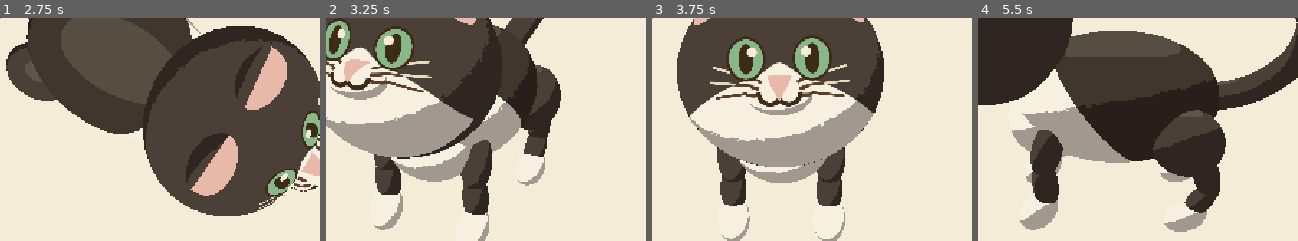
Above: before the commit, frames 1-4 (left to right).
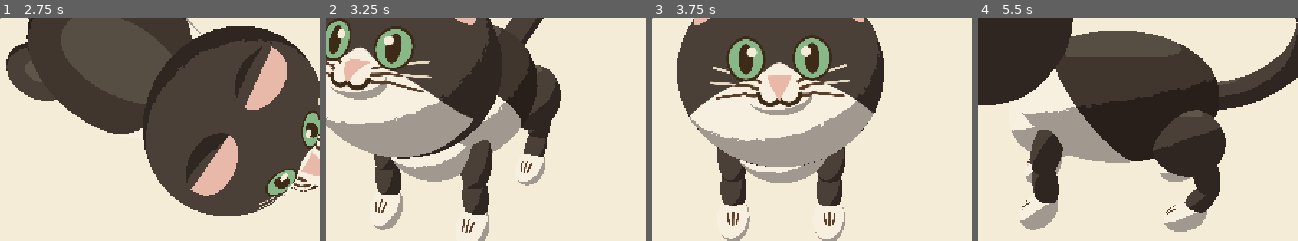
Above: after the commit, the same moments.

Repository: piiieeere/zeucozy
Game: Godot game, scene res://scenes/tests/cel_test.tscn
Same seed, same stepped clock (60 frames per second), same inputs: the game is played once before the commit and once after it. This scene is started directly instead of the project's main scene.
Inputs (mouse positions are % of the whole screen's width and height, from its top left):
- Up to frame 1 (2.75 s): tap Enter at 0.5 s; move the mouse to (89, 45) at 0.52 s; hold Right (ui_right) 0.53-1.25 s; tap P at 0.6, 2.3 s; click (89, 45) at 0.67 s; drag from (37, 55) to (56, 71) at 1.27 s; move the mouse to (74, 28) at 2.02 s; hold Right (ui_right) from 2.03 s (still down); tap O at 2.1 s
- Up to frame 2 (3.25 s): release Right (ui_right) at 2.75 s; drag from (56, 71) to (24, 35) at 2.77 s
- Up to frame 3 (3.75 s): move the mouse to (99, 66) at 3.52 s; hold Left (ui_left) from 3.53 s (still down); tap 1 at 3.6 s
- Up to frame 4 (5.5 s): tap P at 3.8, 5.3 s; release Left (ui_left) at 4.25 s; drag from (24, 35) to (43, 25) at 4.27 s; move the mouse to (68, 50) at 5.02 s; hold Down (ui_down) from 5.03 s (still down); tap 3 at 5.1 s; click (68, 50) at 5.17 s
The pictures show only the part of the screen within x 41-91%, y 40-90%; the shares and areas given below are measured in that part.

Frame 1 is identical in both runs. In frame 2, 0.3% of the frame differs, in the area x 15-65%, y 64-97%; in frame 3, 0.3%; in frame 4, less than 0.1%.

Commit message:
feat: implement claw painting mechanics with dedicated shader and update related scripts

Diff:
--- a/scripts/systems/cel_model.gd
+++ b/scripts/systems/cel_model.gd
@@ -15,6 +15,7 @@
 ##   - rest_undo, qui empeche les masques de glisser des qu'un os bouge.
 
 const FACE_SHADER := preload("res://shaders/cel_face.gdshader")
+const PAWS_SHADER := preload("res://shaders/cel_paws.gdshader")
 const CelStyle := preload("res://scripts/systems/cel_style.gd")
 
 # Le visage porte un shader dedie : yeux, nez, bouche et moustaches y sont
@@ -34,6 +35,62 @@
 	Vector4(0.16, -0.08, 0.60, 0.06),
 	Vector4(0.17, -0.13, 0.63, -0.09),
 	Vector4(0.16, -0.18, 0.58, -0.24),
+]
+
+# LES GRIFFES (2026-08-16) — trois traits par patte, DESSINES.
+#
+# Meme methode que les moustaches : des segments SDF dans un espace local
+# projete, rien de modelise (§2bis). Ce qui change, c'est l'ancrage.
+#
+# Le visage tient sur UN os (`tete`), les oreilles sur deux que le signe de x
+# separe. Les extremites creme en portent CINQ, et c'est ce qui avait fait
+# renoncer a les peindre en shader (voir tools/paint_tuxedo.py). La sortie :
+# `BONE_INDICES` est lisible dans le vertex shader de Godot 4 — verifie sur
+# 4.7.1 — donc on choisit la matrice PAR SOMMET d'apres son os porteur, au lieu
+# de la deviner d'apres un signe de coordonnee.
+#
+# Boites de repos relevees sur le .glb par tools/dump_paws.gd, jamais estimees.
+# Le bout de queue (`queue_3`) partage le materiau mais n'est pas dans la liste :
+# il n'a pas de griffes, et il sort du shader sans en recevoir.
+const PAW_MATERIAL := "fourrure_blanche"
+const PAWS := [
+	{
+		"bone": "pattavant_L",
+		"center": Vector3(-0.255, 0.075, 0.373),
+		"radius": Vector3(0.087, 0.109, 0.106),
+	},
+	{
+		"bone": "pattavant_R",
+		"center": Vector3(0.255, 0.075, 0.373),
+		"radius": Vector3(0.087, 0.109, 0.106),
+	},
+	{
+		"bone": "piedar_L",
+		"center": Vector3(-0.285, 0.060, -0.415),
+		"radius": Vector3(0.081, 0.088, 0.117),
+	},
+	{
+		"bone": "piedar_R",
+		"center": Vector3(0.285, 0.060, -0.415),
+		"radius": Vector3(0.081, 0.088, 0.117),
+	},
+]
+
+# Trois griffes par patte : (depart.xy, arrivee.xy) en espace patte, comme
+# WHISKERS l'est en espace facial. Le repere est deja normalise par les
+# demi-axes de la patte, donc ces valeurs sont des fractions de patte.
+#
+# Elles s'evasent vers le bas et celle du MILIEU porte le plus loin — trois
+# traits egaux et paralleles se liraient comme une fourchette, exactement le
+# defaut evite sur la griffure de l'attaque (`claw_slash.gdshader`).
+#
+# Portee volontairement bornee a ~0,55 du centre : au-dela le trait atteint le
+# bord du cone avant (`claw_front_min`) et se ferait trancher net en plein
+# milieu, comme les moustaches trop longues sur le visage.
+const CLAWS := [
+	Vector4(-0.40, 0.22, -0.27, -0.36),
+	Vector4(0.00, 0.30, 0.00, -0.44),
+	Vector4(0.40, 0.22, 0.27, -0.36),
 ]
 
 # La bavette blanche du chat tuxedo — le bas du visage, museau compris.
@@ -234,6 +291,10 @@
 var face_materials: Array[ShaderMaterial] = []
 var paint_counts: Array[int] = []
 
+# Le materiau des extremites creme, celui qui porte les griffes. Une seule
+# surface le porte — d'ou un champ et non un tableau.
+var paw_material: ShaderMaterial
+
 # ShaderMaterial -> [nom d'os gauche/unique, nom d'os droit ou ""]
 var _skinned_paint := {}
 
@@ -255,6 +316,7 @@
 
 	skeleton = mesh_instance.get_parent() as Skeleton3D
 	_apply_cel_materials()
+	_setup_claws()
 	_setup_animations()
 
 	# rest_undo doit se calculer sur la pose de la frame COURANTE, donc APRES
@@ -267,7 +329,7 @@
 
 	# Sans surface peinte ni squelette, rest_undo reste l'identite pour
 	# toujours : inutile de le recalculer a chaque frame.
-	set_process(skeleton != null and not _skinned_paint.is_empty())
+	set_process(skeleton != null and (not _skinned_paint.is_empty() or paw_material != null))
 
 
 ## Recalcule, pour chaque surface peinte, la transformation qui ramene un
@@ -321,6 +383,14 @@
 			OUTLINE_TINT_CLAIR if mat_name in MATERIAUX_BLANCS else OUTLINE_TINT,
 		)
 		var caps := 0
+
+		if mat_name == PAW_MATERIAL:
+			# Meme base cel, plus les griffes. Le shader dedie existe pour une
+			# raison de skinning, pas de style : voir son en-tete.
+			toon_mat.shader = PAWS_SHADER
+			toon_mat.set_shader_parameter("base_color", color)
+			toon_mat.set_shader_parameter("claws", PackedVector4Array(CLAWS))
+			paw_material = toon_mat
 
 		if is_face:
 			toon_mat.shader = FACE_SHADER
@@ -426,6 +496,32 @@
 	return count
 
 
+## Apparie chaque patte a son os. Fait UNE fois : les identifiants d'os ne
+## bougent pas, seules leurs matrices changent d'une frame a l'autre.
+##
+## Si un os manque a l'appel, on n'en dessine aucun plutot que quelques-uns :
+## trois griffes sur deux pattes se liraient comme un bug d'affichage, pas
+## comme un choix.
+func _setup_claws() -> void:
+	if paw_material == null or skeleton == null:
+		return
+
+	var ids := PackedInt32Array()
+
+	for paw in PAWS:
+		var id := skeleton.find_bone(paw["bone"])
+
+		if id == -1:
+			push_warning("cel_model : os de patte introuvable (%s) — griffes desactivees"
+					% paw["bone"])
+			return
+
+		ids.append(id)
+
+	paw_material.set_shader_parameter("claw_bone", ids)
+	paw_material.set_shader_parameter("claw_paws", ids.size())
+
+
 # ----------------------------------------------------------------------- reglages
 
 func update_rest_undo() -> void:
@@ -438,6 +534,31 @@
 
 		if bones[1] != "":
 			mat.set_shader_parameter("rest_undo_right", _bone_undo(bones[1]))
+
+	_update_paws()
+
+
+## Une matrice par patte, refaite a chaque frame comme rest_undo — et pour la
+## meme raison : sans elle les griffes glisseraient sur le chausson des que la
+## patte bouge.
+##
+## Elle fait tout le trajet d'un coup : defaire l'os, recentrer sur la patte,
+## diviser par ses demi-axes. Le shader recoit donc une position deja normalisee
+## et n'a plus qu'a la projeter — les mesures restent ici, en un seul endroit.
+func _update_paws() -> void:
+	if paw_material == null:
+		return
+
+	var matrices := []
+
+	for paw in PAWS:
+		var r: Vector3 = paw["radius"]
+		var into_paw := Transform3D(
+			Basis.from_scale(Vector3(1.0 / r.x, 1.0 / r.y, 1.0 / r.z)), Vector3.ZERO
+		) * Transform3D(Basis.IDENTITY, -paw["center"])
+		matrices.append(into_paw * _bone_undo(paw["bone"]))
+
+	paw_material.set_shader_parameter("paw_undo", matrices)
 
 
 ## Inverse du delta repos -> pose de l'os. Identite quand l'os est au repos.
@@ -592,3 +713,9 @@
 	# Le visage se coupe autrement : un seuil d'orientation inatteignable.
 	for mat in face_materials:
 		mat.set_shader_parameter("face_front_min", 0.12 if enabled else 2.0)
+
+	# Les griffes sont un detail peint comme les autres : la bascule du banc
+	# doit les emporter, sinon on croit comparer une silhouette nue alors qu'il
+	# reste du dessin dessus.
+	if paw_material != null:
+		paw_material.set_shader_parameter("claw_paws", PAWS.size() if enabled else 0)
--- a/scripts/tests/cel_test.gd
+++ b/scripts/tests/cel_test.gd
@@ -359,6 +359,38 @@
 	get_viewport().get_texture().get_image().save_png(ear_path)
 	_log("sonde calotte (os 'oreille_L' a 70°, oreille_R temoin) -> %s" % ear_path)
 
+	# Troisieme sonde, pour les GRIFFES. Meme dispositif que l'oreille — une
+	# patte tordue, l'autre temoin — et meme raison d'exister : un masque qui
+	# glisse ne casse rien et ne previent pas, il derape simplement pendant
+	# l'animation. C'est le piege n°4 de "Pipeline 3D".
+	#
+	# Les griffes le meritent plus que tout le reste : elles sont les premieres
+	# a etre ancrees PAR OS PORTEUR (BONE_INDICES) et non par signe de
+	# coordonnee. Une erreur d'appariement mettrait les griffes d'une patte sur
+	# une autre, ce qui reste plausible a l'oeil.
+	#
+	# La plongee de jeu cache les pattes derriere le corps : on descend la
+	# camera pour cette sonde seulement, puis on la remet.
+	_pose_bone("oreille_L", Vector3.RIGHT, 0.0)
+	_pose_bone("pattavant_L", Vector3.RIGHT, 45.0)
+	_model.update_rest_undo()
+
+	var kept_pitch := _pitch
+	_pitch = 8.0
+	_update_camera()
+
+	await RenderingServer.frame_post_draw
+	await RenderingServer.frame_post_draw
+
+	var paw_path := "%s/cel_paw_probe.png" % _capture_dir
+	get_viewport().get_texture().get_image().save_png(paw_path)
+	_log("sonde griffes (os 'pattavant_L' a 45°, pattavant_R temoin) -> %s" % paw_path)
+
+	_pose_bone("pattavant_L", Vector3.RIGHT, 0.0)
+	_model.update_rest_undo()
+	_pitch = kept_pitch
+	_update_camera()
+
 
 ## Mesure la cadence en pas la ou elle se decide vraiment : sur la POSE
 ## appliquee a l'os, frame par frame.
--- /dev/null
+++ b/shaders/cel_paws.gdshader
@@ -0,0 +1,175 @@
+// Bouts de pattes — les GRIFFES peintes
+//
+// Meme base cel que cel_toon.gdshader, plus trois traits de griffe dessines sur
+// chaque patte. Rien n'est modelise, exactement comme le visage : c'est la regle
+// de "Visual Art Direction" §2bis, et c'est la meme methode que les moustaches
+// (espace local projete + SDF de segments).
+//
+// Ce shader porte la surface `fourrure_blanche` — les quatre bouts de patte ET
+// le bout de queue, qui partagent un materiau.
+//
+// --- POURQUOI CE SHADER EXISTE SEPAREMENT ---------------------------------
+//
+// "Pipeline 3D" piege n°4 : Godot applique le skinning AVANT vertex(), donc
+// tout masque calcule sur VERTEX glisse des qu'un os bouge. La parade habituelle
+// est `rest_undo`, l'inverse du delta repos->pose de l'os porteur. Mais elle ne
+// connait que DEUX os par surface (le cas des oreilles, separees par le signe
+// de x), et cette surface-ci en porte CINQ :
+//
+//   pattavant_L  pattavant_R  piedar_L  piedar_R  queue_3
+//
+// C'est ce qui avait fait renoncer a peindre le blanc des extremites en shader
+// (voir tools/paint_tuxedo.py). La sortie est ailleurs : `BONE_INDICES` et
+// `BONE_WEIGHTS` sont lisibles dans le vertex shader de Godot 4 — verifie sur
+// 4.7.1, ils compilent et tournent. On choisit donc la matrice PAR SOMMET,
+// d'apres son os porteur, au lieu de la deviner d'apres un signe de coordonnee.
+//
+// Chaque matrice fait tout le trajet d'un coup : elle defait l'os, recentre sur
+// la patte et divise par ses demi-axes. `v_paw_pos` en sort deja normalise, il
+// n'y a plus qu'a le projeter. Les centres et rayons vivent dans cel_model.gd,
+// pas ici — deux tables de mesures qui divergent est exactement ce que le chat
+// a deja paye cher.
+//
+// Le bout de queue ne recoit AUCUN os de la liste : il sort avec v_paw = -1 et
+// ne porte pas de griffes. C'est voulu, pas un oubli.
+
+shader_type spatial;
+render_mode unshaded, cull_back, shadows_disabled, specular_disabled;
+
+group_uniforms couleur;
+uniform vec4 base_color : source_color = vec4(0.969, 0.937, 0.878, 1.0);
+uniform float shadow_hue_shift : hint_range(-0.2, 0.2) = -0.02;
+uniform float shadow_saturation : hint_range(0.5, 2.0) = 1.15;
+uniform float shadow_value : hint_range(0.1, 1.0) = 0.65;
+
+group_uniforms lumiere;
+uniform vec3 light_dir = vec3(-0.35, 0.85, 0.4);
+uniform float threshold : hint_range(-1.0, 1.0) = 0.05;
+
+group_uniforms attr_style;
+uniform bool use_vertex_style = false;
+uniform float shadow_bias_strength : hint_range(0.0, 2.0) = 1.0;
+uniform float edge_noise : hint_range(0.0, 0.3) = 0.0;
+uniform float edge_noise_scale : hint_range(1.0, 200.0) = 35.0;
+
+group_uniforms accent;
+uniform vec4 accent_color : source_color = vec4(0.961, 0.925, 0.847, 1.0);
+uniform float accent_threshold : hint_range(0.0, 1.0) = 0.55;
+uniform float accent_strength : hint_range(0.0, 1.0) = 0.0;
+
+group_uniforms griffes;
+// Trait secondaire brun moyen (§4) — le meme registre que les moustaches : plus
+// fin que le contour principal, et jamais un noir pur. Il est pose sur le creme
+// des extremites, ou il a tout le contraste qu'il lui faut.
+uniform vec4 claw_color : source_color = vec4(0.353, 0.243, 0.157, 1.0);
+// 0,055 et non le double, compare en image : a 0,105 les trois traits se
+// lisent comme trois grosses barres et perdent le registre du trait secondaire
+// (§5.4, plus fin que le contour). Et ca ne rachetait rien — a taille de jeu on
+// passe de 5 a 9 pixels, tous les deux invisibles (voir la Todo).
+uniform float claw_weight : hint_range(0.0, 0.2) = 0.055;
+// Un segment par griffe : (depart.xy, arrivee.xy) en espace patte.
+// Godot refuse les valeurs par defaut sur un tableau d'uniforms — elles
+// viennent de CLAWS, dans cel_model.gd.
+uniform vec4 claws[3];
+// Bascule du repere de patte vers le haut, exactement comme `face_pitch_deg`
+// pour le visage et pour la meme raison : la camera plonge de 45°, une griffe
+// posee a plat sur l'avant de la patte passerait sous l'horizon et on ne verrait
+// que le dessus du chausson. C'est du cadrage, pas de l'anatomie.
+uniform float claw_pitch_deg : hint_range(0.0, 90.0) = 38.0;
+// Cone de la face avant. Doit rester en dessous de la portee du dessin, sinon
+// une griffe se fait trancher net en plein trait.
+uniform float claw_front_min : hint_range(-1.0, 1.0) = 0.30;
+uniform float feature_aa : hint_range(0.0, 0.05) = 0.012;
+
+group_uniforms skinning;
+// Une matrice par os a griffes, et l'identifiant de cet os. Le tableau est de
+// taille fixe : `claw_paws` dit combien de ses entrees comptent.
+uniform int claw_paws : hint_range(0, 4) = 0;
+uniform int claw_bone[4];
+uniform mat4 paw_undo[4];
+
+varying vec3 v_style;
+varying vec3 v_object_pos;
+varying vec3 v_paw_pos;
+// flat : les trois sommets d'un triangle appartiennent au meme os (poids
+// rigides, "Pipeline 3D" piege n°3), interpoler cet indice n'aurait aucun sens.
+varying flat int v_paw;
+
+#include "res://shaders/cel_core.gdshaderinc"
+
+// Pose un aplat franc si la distance signee passe sous zero. Meme fonction que
+// dans cel_face : un detail peint est un APLAT, jamais un degrade (§2bis).
+vec3 paint(vec3 under, float dist, vec3 col) {
+	return mix(col, under, smoothstep(0.0, feature_aa, dist));
+}
+
+void vertex() {
+	v_style = COLOR.rgb;
+	v_object_pos = VERTEX;
+	v_paw = -1;
+	v_paw_pos = vec3(0.0);
+
+	// L'os porteur = celui de poids maximum. Avec des poids rigides c'est le
+	// seul non nul, mais rien ne garantit qu'il soit range en premier.
+	int bone = int(BONE_INDICES.x);
+	float best = BONE_WEIGHTS.x;
+
+	if (BONE_WEIGHTS.y > best) { best = BONE_WEIGHTS.y; bone = int(BONE_INDICES.y); }
+	if (BONE_WEIGHTS.z > best) { best = BONE_WEIGHTS.z; bone = int(BONE_INDICES.z); }
+	if (BONE_WEIGHTS.w > best) { best = BONE_WEIGHTS.w; bone = int(BONE_INDICES.w); }
+
+	for (int i = 0; i < claw_paws; i++) {
+		if (claw_bone[i] == bone) {
+			v_paw = i;
+			v_paw_pos = (paw_undo[i] * vec4(VERTEX, 1.0)).xyz;
+		}
+	}
+}
+
+void fragment() {
+	vec3 n = normalize((INV_VIEW_MATRIX * vec4(NORMAL, 0.0)).xyz);
+
+	float bias = 0.0;
+	if (use_vertex_style) {
+		bias = (v_style.g - 0.5) * 2.0 * shadow_bias_strength;
+	}
+
+	float jitter = 0.0;
+	if (edge_noise > 0.0) {
+		jitter = (hash_noise(floor(v_object_pos * edge_noise_scale)) - 0.5) * edge_noise;
+	}
+
+	vec3 local = base_color.rgb;
+	float lit = step(threshold - bias + jitter, dot(n, normalize(light_dir)));
+	vec3 shadow_col = warm_shadow(local, shadow_hue_shift, shadow_saturation, shadow_value);
+	vec3 col = mix(shadow_col, local, lit);
+
+	if (use_vertex_style && accent_strength > 0.0) {
+		float accent = step(accent_threshold, v_style.b) * lit;
+		col = mix(col, accent_color.rgb, accent * accent_strength);
+	}
+
+	// --- les griffes ------------------------------------------------------
+	// Posees APRES le cluster : ce sont des traits dessines par-dessus la
+	// fourrure, pas une autre couleur de pelage. C'est la difference avec la
+	// bavette du visage, qui entre dans le cluster avant lui.
+	if (v_paw >= 0) {
+		vec3 d = normalize(v_paw_pos);
+
+		float cp = radians(claw_pitch_deg);
+		vec3 fwd = vec3(0.0, sin(cp), cos(cp));
+		vec3 up = vec3(0.0, cos(cp), -sin(cp));
+		vec3 right = vec3(1.0, 0.0, 0.0);
+
+		if (dot(d, fwd) > claw_front_min) {
+			vec2 uv = vec2(dot(d, right), dot(d, up));
+
+			for (int i = 0; i < 3; i++) {
+				float dist = sd_segment(uv, claws[i].xy, claws[i].zw) - claw_weight;
+				col = paint(col, dist, claw_color.rgb);
+			}
+		}
+	}
+
+	ALBEDO = col;
+}
--- /dev/null
+++ b/tools/dump_paws.gd
@@ -0,0 +1,88 @@
+extends SceneTree
+
+## Releve la structure du .glb du chat : surfaces, os porteurs, et boite
+## englobante de chaque groupe d'os, en espace de REPOS.
+##
+## C'est la provenance des constantes `PAWS` de `cel_model.gd` — centres et
+## demi-axes des quatre bouts de patte. Elles ne sont pas estimees, et si le
+## modele est remodele elles doivent etre relevees a nouveau ici plutot que
+## rectifiees a la main.
+##
+## Il repond aussi a la question qui a debloque les griffes : COMBIEN d'os
+## porte une surface. `fourrure_blanche` en porte cinq, ce qui interdisait le
+## `rest_undo` a deux entrees.
+##
+##     "C:/Users/tibo/Games/Godot/Godot_v4.7.1-stable_win64_console.exe" \
+##         --headless --path . --script res://tools/dump_paws.gd
+
+func _init() -> void:
+	var packed: PackedScene = load("res://assets/models/player_cat.glb")
+	var model := packed.instantiate()
+	var mi := _find(model, "MeshInstance3D") as MeshInstance3D
+	var skel := _find(model, "Skeleton3D") as Skeleton3D
+
+	print("=== os du squelette ===")
+	for b in skel.get_bone_count():
+		print("  %2d %s" % [b, skel.get_bone_name(b)])
+
+	var mesh := mi.mesh
+
+	for s in mesh.get_surface_count():
+		var mat := mesh.surface_get_material(s)
+		var mat_name := mat.resource_name if mat else "<sans nom>"
+		var arr := mesh.surface_get_arrays(s)
+		var verts: PackedVector3Array = arr[Mesh.ARRAY_VERTEX]
+		var bones: PackedInt32Array = arr[Mesh.ARRAY_BONES]
+		var weights: PackedFloat32Array = arr[Mesh.ARRAY_WEIGHTS]
+
+		if bones.is_empty():
+			print("\n--- surface %d  %s  (%d sommets, SANS skin)" % [s, mat_name, verts.size()])
+			continue
+
+		var per_bone := {}  # id -> [count, AABB]
+		# Nombre d'influences par sommet : 4 chez Godot, mais on le deduit.
+		var stride := int(bones.size() / verts.size())
+
+		for v in verts.size():
+			var best := -1
+			var best_w := -1.0
+
+			for k in stride:
+				var w := weights[v * stride + k]
+
+				if w > best_w:
+					best_w = w
+					best = bones[v * stride + k]
+
+			if not per_bone.has(best):
+				per_bone[best] = [0, AABB(verts[v], Vector3.ZERO), 0.0]
+
+			per_bone[best][0] += 1
+			per_bone[best][1] = per_bone[best][1].expand(verts[v])
+			per_bone[best][2] = maxf(per_bone[best][2], best_w)
+
+		print("\n--- surface %d  %s  (%d sommets, %d os, %d influences/sommet)"
+				% [s, mat_name, verts.size(), per_bone.size(), stride])
+
+		for id in per_bone:
+			var e = per_bone[id]
+			var box: AABB = e[1]
+			print("    os %2d %-12s %4d sommets  centre (%.3f, %.3f, %.3f)  taille (%.3f, %.3f, %.3f)  poids max %.3f"
+					% [id, skel.get_bone_name(id), e[0],
+					box.get_center().x, box.get_center().y, box.get_center().z,
+					box.size.x, box.size.y, box.size.z, e[2]])
+
+	quit()
+
+
+func _find(node: Node, type_name: StringName) -> Node:
+	if node.is_class(type_name):
+		return node
+
+	for child in node.get_children():
+		var found := _find(child, type_name)
+
+		if found != null:
+			return found
+
+	return null
Not shown, added: shaders/cel_paws.gdshader.uid
Not shown, added: tools/dump_paws.gd.uid
Not shown, changed: CLAUDE.md
